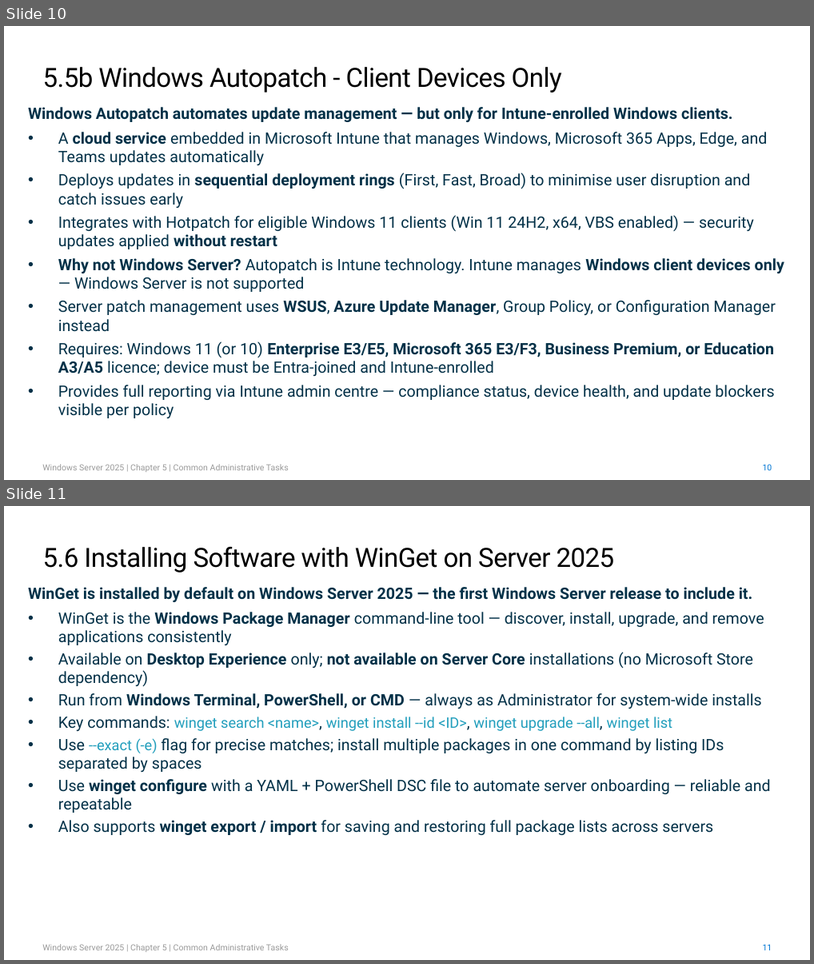
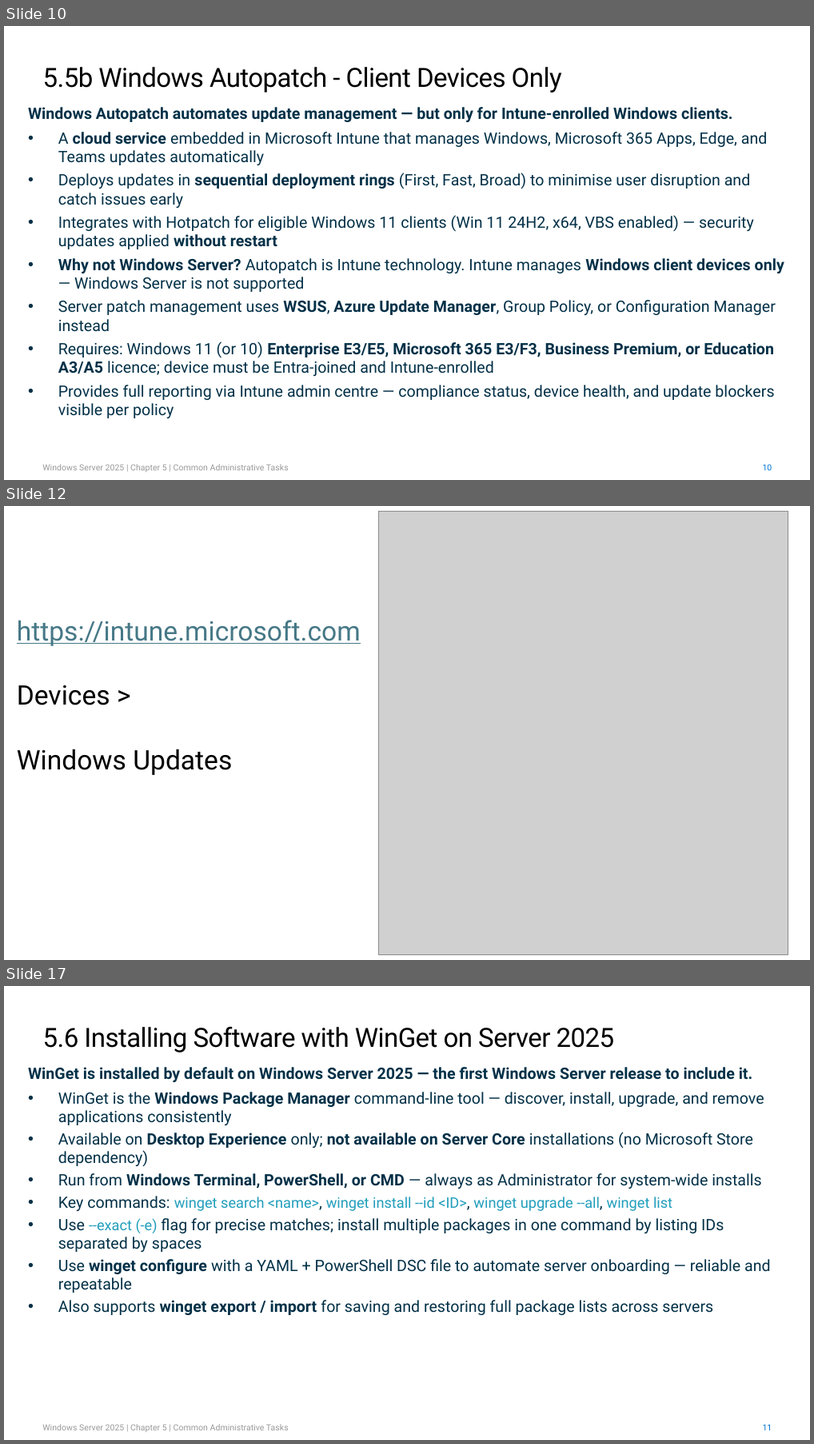
Before and after one commit to kramit/Windows-Server-2025-Course-Labs, a slide deck: FinalOutput/Chapter 5 Common Administrative Tasks - Master Template.pptx. Shown one above the other, each under a label of ours: slides 10 and 11 before the commit, slides 10, 12 and 17 after it; the slides between them are not shown. The pictures are 814x964 and 814x1444 pixels, drawn with LibreOffice and Linux fonts; fonts in the diff are those of the drawing; grey boxes stand for pictures. Boxes give left, top, right and bottom in pixels: in the first picture for what was removed or moved away, otherwise in the second. Text is boxed around its words. In the diff, an @@ line names an element or a change of style, - is before the commit and + after.

```diff
--- a/FinalOutput/Chapter 5 Common Administrative Tasks - Master Template.pptx
+++ b/FinalOutput/Chapter 5 Common Administrative Tasks - Master Template.pptx
@@ slide 12 added at (4,506,810,960), background #FFFFFF @@
@@ picture added at (379,512,789,954) @@
@@ text added at (17,620,361,775), 24 pt, text #467886, underline @@
+https://intune.microsoft.com
+Devices >
+Windows Updates
@@ what was slide 11 is now slide 17 @@
```
Also in this commit, not shown: 5 other slides added.
